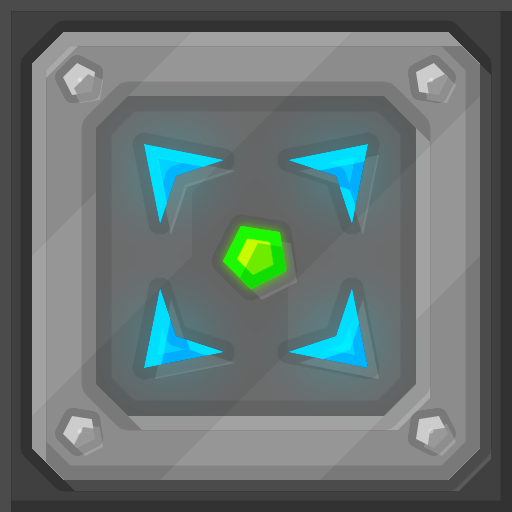
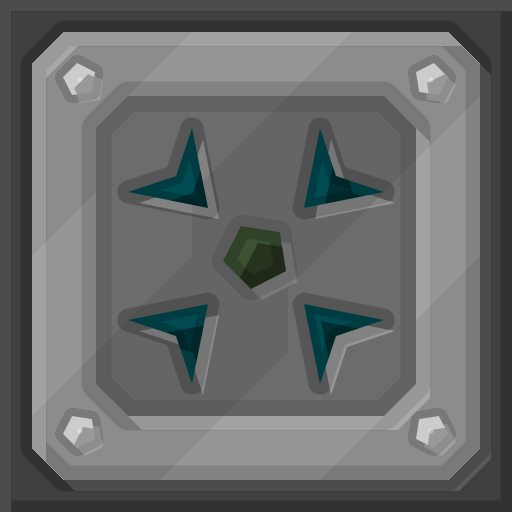
Comparing the layer stacks of the two w=512, h=512 images. Changes:
hid group "writer" (1st of 2) (4 layers) over (102, 102, 410, 410)
painted on "Arrow glass" (1st of 3, in "writer" › "Arrows"), unmasked it over (144, 144, 368, 368)
painted on "Arrow base" (1st of 3, in "writer" › "Arrows"), unmasked it over (144, 144, 368, 368)
showed group "reader" (1st of 2) (7 layers) over (102, 102, 410, 410)
added group "Arrows Disconnected" with 2 layers in group "reader" over (128, 128, 384, 384)
added layer "Arrow glass" (2nd of 3, in "reader" › "Arrows Disconnected") in group "Arrows Disconnected" over (128, 128, 384, 384)
added layer "Arrow base" (2nd of 3, in "reader" › "Arrows Disconnected") in group "Arrows Disconnected" over (128, 128, 384, 384)
added group "Centre (off)" with 2 layers above "Centre" over (223, 226, 286, 289)
added layer "Polygon 1 copy" (1st of 2, in "Centre (off)") in group "Centre (off)" over (223, 226, 286, 289)
added layer "Polygon 1" (1st of 2, in "Centre (off)") in group "Centre (off)" over (223, 226, 286, 289)
hid group "Centre" (2 layers) over (223, 226, 286, 289)
painted on "Polygon 1 copy" (2nd of 2, in "Centre"), unmasked it over (223, 226, 286, 289)
painted on "Polygon 1" (2nd of 2, in "Centre"), unmasked it over (223, 226, 286, 289)
painted on "Rivets", unmasked it over (102, 102, 410, 410)
painted on "Inner Panel", unmasked it over (102, 102, 410, 410)
painted on "Panel", unmasked it over (102, 102, 410, 410)
painted on "Frame", unmasked it over (102, 102, 410, 410)
